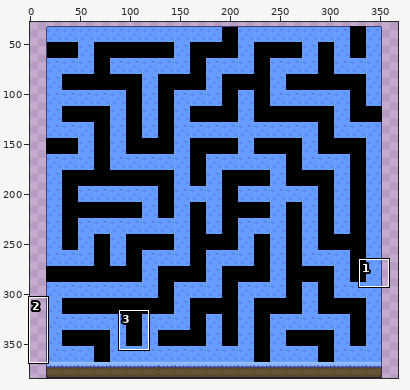
Sprite sheet -- assets/images/maps/maze.png. Above, an overview of the earlier version with the close-up marked.
Close-up. As it was:
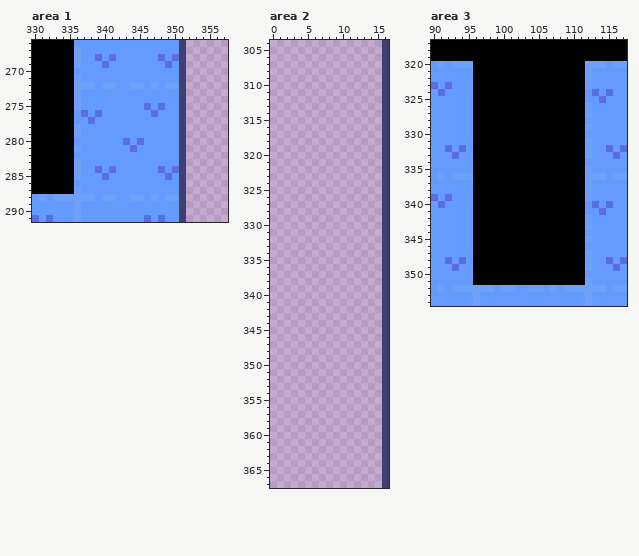
The file is 368x384 pixels. Shown: area 1: x 330..357, y 266..291; area 2: x 0..16, y 304..367; area 3: x 90..117, y 317..354. The wide view leaves out empty margins. The commit also changed other parts of the picture, which this record leaves out.
Now the later version:
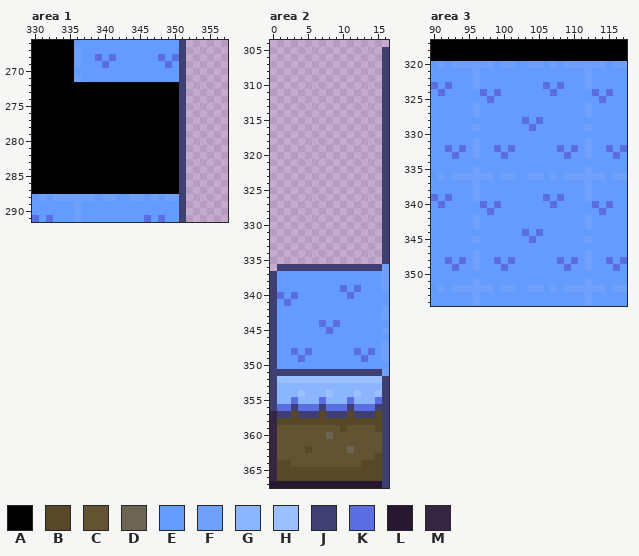
Palette (. is transparent): A #000000  B #574827  C #625333  D #6d6553  E #639bff  F #70a1fa  G #8cb5ff  H #9bbfff  J #3f3f74  K #5b6ee1  L #271731  M #372641
Edits made:
Changed rows in their new state; - is an unchanged pixel.
Area 1:
first column x 336:
272 AAAAAAAAAAAAAAA
273 AAAAAAAAAAAAAAA
274 AAAAAAAAAAAAAAA
275 AAAAAAAAAAAAAAA
276 AAAAAAAAAAAAAAA
277 AAAAAAAAAAAAAAA
278 AAAAAAAAAAAAAAA
279 AAAAAAAAAAAAAAA
280 AAAAAAAAAAAAAAA
281 AAAAAAAAAAAAAAA
282 AAAAAAAAAAAAAAA
283 AAAAAAAAAAAAAAA
284 AAAAAAAAAAAAAAA
285 AAAAAAAAAAAAAAA
286 AAAAAAAAAAAAAAA
287 AAAAAAAAAAAAAAA
Area 2:
first column x 16:
304 .
first column x 0:
336 -JJJJJJJJJJJJJJJF
337 JEEEEEEEEEEEEEEEF
338 JEEEEEEEEEEEEEEEF
339 JEEEEEEEEEKEKEEEF
340 JKEKEEEEEEEKEEEEE
341 JEKEEEEEEEEEEEEEE
342 JEEEEEEEEEEEEEEEF
343 JEEEEEEEEEEEEEEEF
344 JEEEEEEKEKEEEEEEE
345 JEEEEEEEKEEEEEEEF
346 JEEEEEEEEEEEEEEEE
347 JEEEEEEEEEEEEEEEF
348 JEEKEKEEEEEEKEKEF
349 JEEEKEEEEEEEEKEEF
350 JEEEEEEEEEEEEEEEE
351 JJJJJJJJJJJJJJJJF
352 JHHHHHHHHHHHHHHH-
353 JGGGGGGGGGGGGGGG-
354 JGGGHGGGHGGGHGGH-
355 JGGKGGGKGGGKGGGK-
356 JKKJKKKJKKKJKKKJ-
357 MJJBJJJBJJJBJJJB-
358 MBBBBBBBBBBBBBBB-
359 MCCCCCCCCCBCCCCB-
360 MCCCCCCCDCCCCCCC-
361 MCCCCCCCCCCCCCCC-
362 MCCCCBCCCCCDCCCC-
363 MCCCCCCCCCCCCCCB-
364 MBBCCCCCCCCCCBBB-
365 MBBBBBBBBBBBBBBB-
366 MBBBBBBBBBBBBBBB-
367 LLLLLLLLLLLLLLLL-
Area 3:
first column x 96:
320 FFFEFFEEFFEFEFFF
321 FEEEEEEEEEEEEEEE
322 FEEEEEEEEEEEEEEE
323 FEEEEEEEEEKEKEEE
324 EKEKEEEEEEEKEEEE
325 EEKEEEEEEEEEEEEE
326 FEEEEEEEEEEEEEEE
327 FEEEEEEEEEEEEEEE
328 EEEEEEEKEKEEEEEE
329 FEEEEEEEKEEEEEEE
330 EEEEEEEEEEEEEEEE
331 FEEEEEEEEEEEEEEE
332 FEEKEKEEEEEEKEKE
333 FEEEKEEEEEEEEKEE
334 EEEEEEEEEEEEEEEE
335 FEEEEEEEEEEEEEEE
336 FFFEFFEEFFEFEFFF
337 FEEEEEEEEEEEEEEE
338 FEEEEEEEEEEEEEEE
339 FEEEEEEEEEKEKEEE
340 EKEKEEEEEEEKEEEE
341 EEKEEEEEEEEEEEEE
342 FEEEEEEEEEEEEEEE
343 FEEEEEEEEEEEEEEE
344 EEEEEEEKEKEEEEEE
345 FEEEEEEEKEEEEEEE
346 EEEEEEEEEEEEEEEE
347 FEEEEEEEEEEEEEEE
348 FEEKEKEEEEEEKEKE
349 FEEEKEEEEEEEEKEE
350 EEEEEEEEEEEEEEEE
351 FEEEEEEEEEEEEEEE
Pixel boxes of the changes (left, top, right, bottom) in both close-ups:
changed: (74, 82, 179, 194)
erased: (382, 40, 389, 47)
changed: (270, 264, 389, 488)
changed: (473, 61, 585, 285)
